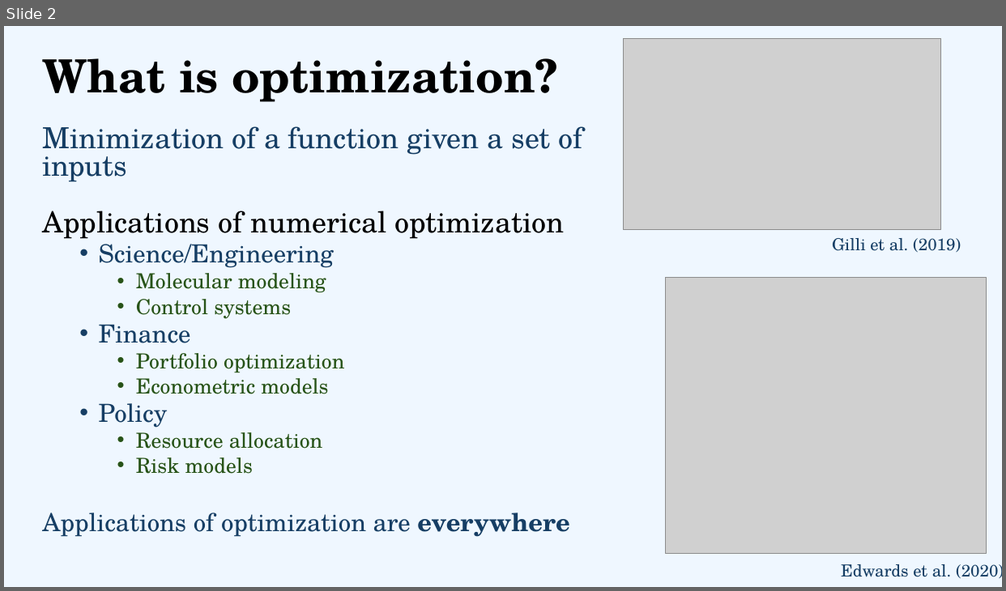
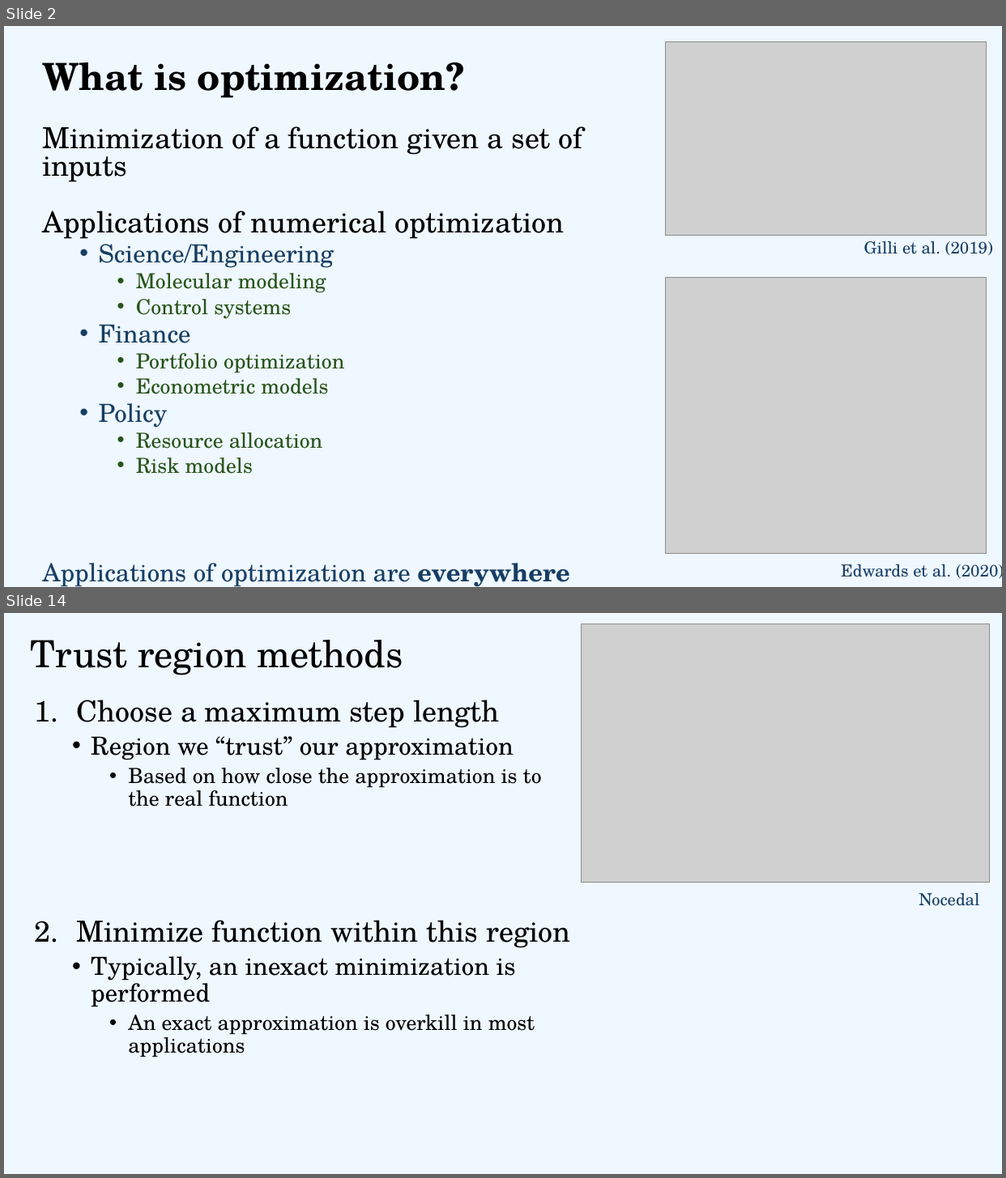
Before and after one commit to cmaddry/APPM-4600, a slide deck: Final Project/Presentation/APPM 4600 Final Presentation.pptx. Shown one above the other, each under a label of ours: slide 2 before the commit, slides 2 and 14 after it; the slides between them are not shown. The pictures are 1006x591 and 1006x1178 pixels, drawn with LibreOffice and Linux fonts; fonts in the diff are those of the drawing; grey boxes stand for pictures. Boxes give left, top, right and bottom in pixels: in the first picture for what was removed or moved away, otherwise in the second. Text is boxed around its words. In the diff, an @@ line names an element or a change of style, - is before the commit and + after.

```diff
--- a/Final Project/Presentation/APPM 4600 Final Presentation.pptx
+++ b/Final Project/Presentation/APPM 4600 Final Presentation.pptx
@@ slide 14 added at [4,613,1002,1174], background #EFF7FF @@
@@ picture added at [582,624,990,883] @@
@@ title added at [30,640,403,675], 36 pt, text #000000 @@
+Trust region methods
@@ text added at [77,700,570,1058], 20 pt, text #000000 @@
+1. Choose a maximum step length
+  • Region we “trust” our approximation
+    • Based on how close the approximation is to the real function
+2. Minimize function within this region
+  • Typically, an inexact minimization is performed
+    • An exact approximation is overkill in most applications
@@ text added at [918,893,979,906], 16 pt, text #163E64 @@
+Nocedal
@@ slide 2 changed as well @@
@@ title "What is optimization?" at [42,62,464,98]: size 44 to 36 pt @@
@@ picture: place and size @@
-picture at [624,39,940,229]
+picture at [666,41,987,235]
@@ text at [42,126,582,182]: text colour #163E64 to #000000 in "Minimization of a function given a set ..." @@
@@ text "Gilli et al. (2019)": place and size @@
-text "Gilli et al. (2019)" at [832,238,961,252]
+text "Gilli et al. (2019)" at [864,241,993,255]
```
Also in this commit, not shown: 14 other slides added, 1 slide removed, 23 other files.
